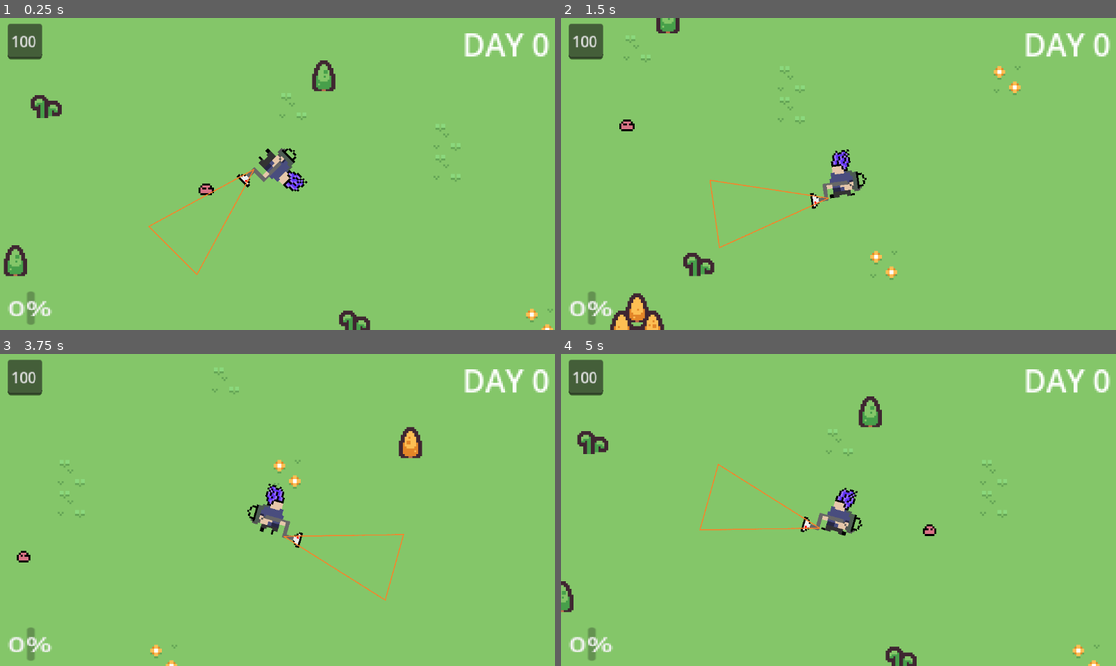
Above: before the commit, frames 1-4 (two rows, left to right).
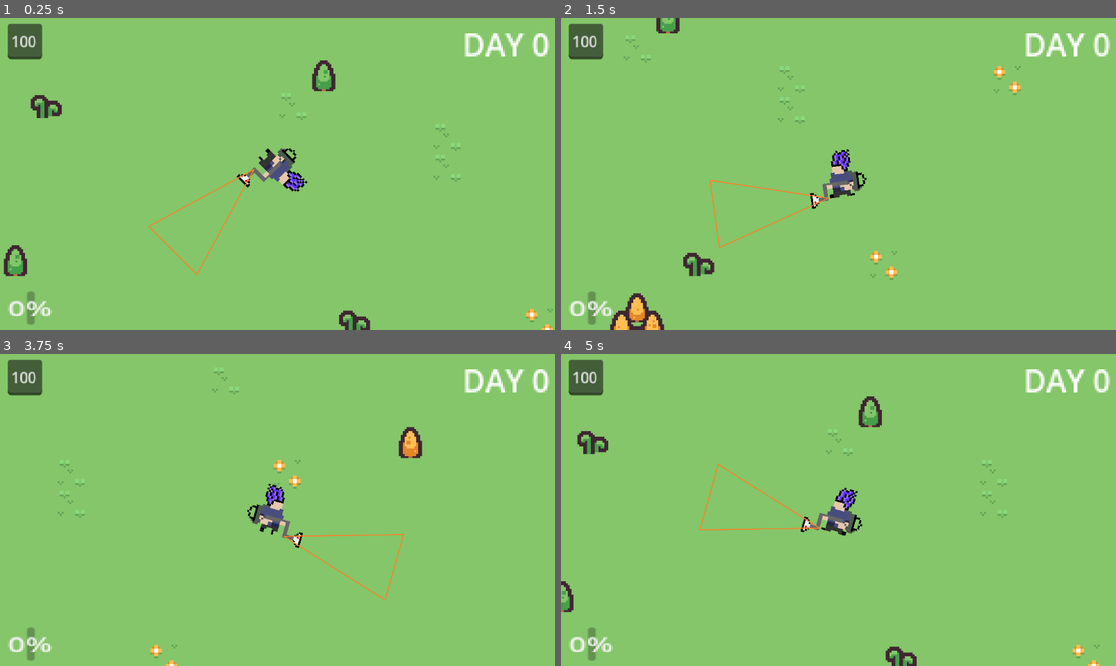
Above: after the commit, the same moments.

Repository: VMormoris/tinycreatures
Game: Godot game, scene res://Scenes/MainScene.tscn
The game is run twice, just before and just after one commit, with the same random seed, the same clock (stepped at 60 frames per second) and the same inputs.
Inputs (mouse positions are in pixels of both pictures, inside the frame that each line leads up to):
- Up to frame 1 (0.25 s): no input
- Up to frame 2 (1.5 s): move the mouse to (960, 158) at 0.52 s; hold D (Right) 0.53-1.28 s; right-click (960, 158) at 0.6 s; move the mouse to (727, 189) at 1.27 s; hold S (Down) from 1.28 s (still down); click (727, 189) at 1.35 s
- Up to frame 3 (3.75 s): move the mouse to (333, 441) at 2.02 s; release S (Down) at 2.03 s; hold D (Right) 2.03-2.78 s; right-click (333, 441) at 2.1 s; move the mouse to (249, 572) at 2.77 s; hold W (Up) 2.78-3.53 s; click (249, 572) at 2.85 s; move the mouse to (444, 556) at 3.52 s; hold A (Left) from 3.53 s (still down); right-click (444, 556) at 3.6 s
- Up to frame 4 (5 s): keep holding A (Left); move the mouse to (672, 463) at 4.27 s; click (672, 463) at 4.35 s

The runs differ from the first frame. In frame 1, less than 0.1% of the frame differs, in the area x 35-39%, y 53-57%; in frame 2, less than 0.1%, in the area x 10-14%, y 32-37%; in frame 3, less than 0.1%; in frame 4, less than 0.1%.

Commit message:
Hp for enemies

Diff:
--- /dev/null
+++ b/Nodes/Bird.tscn
@@ -0,0 +1,71 @@
+[gd_scene load_steps=11 format=3 uid="uid://dbccmkvubxpwy"]
+
+[ext_resource type="Script" path="res://Scripts/EnemyController.gd" id="1_4rj5v"]
+[ext_resource type="Texture2D" uid="uid://cngy4wj3prqhg" path="res://Assets/3rdParty/7 Bird/Walk.png" id="1_oq3vt"]
+
+[sub_resource type="AtlasTexture" id="AtlasTexture_xvxkl"]
+atlas = ExtResource("1_oq3vt")
+region = Rect2(0, 0, 32, 32)
+
+[sub_resource type="AtlasTexture" id="AtlasTexture_s32d7"]
+atlas = ExtResource("1_oq3vt")
+region = Rect2(32, 0, 32, 32)
+
+[sub_resource type="AtlasTexture" id="AtlasTexture_to236"]
+atlas = ExtResource("1_oq3vt")
+region = Rect2(64, 0, 32, 32)
+
+[sub_resource type="AtlasTexture" id="AtlasTexture_7ugu3"]
+atlas = ExtResource("1_oq3vt")
+region = Rect2(96, 0, 32, 32)
+
+[sub_resource type="AtlasTexture" id="AtlasTexture_sllis"]
+atlas = ExtResource("1_oq3vt")
+region = Rect2(128, 0, 32, 32)
+
+[sub_resource type="AtlasTexture" id="AtlasTexture_u6xcg"]
+atlas = ExtResource("1_oq3vt")
+region = Rect2(160, 0, 32, 32)
+
+[sub_resource type="SpriteFrames" id="SpriteFrames_yntsv"]
+animations = [{
+"frames": [{
+"duration": 1.0,
+"texture": SubResource("AtlasTexture_xvxkl")
+}, {
+"duration": 1.0,
+"texture": SubResource("AtlasTexture_s32d7")
+}, {
+"duration": 1.0,
+"texture": SubResource("AtlasTexture_to236")
+}, {
+"duration": 1.0,
+"texture": SubResource("AtlasTexture_7ugu3")
+}, {
+"duration": 1.0,
+"texture": SubResource("AtlasTexture_sllis")
+}, {
+"duration": 1.0,
+"texture": SubResource("AtlasTexture_u6xcg")
+}],
+"loop": true,
+"name": &"Fly",
+"speed": 5.0
+}]
+
+[sub_resource type="CircleShape2D" id="CircleShape2D_y7beg"]
+
+[node name="Bird" type="Area2D"]
+script = ExtResource("1_4rj5v")
+SPEED = 45.0
+HP = 2
+
+[node name="AnimatedSprite2D" type="AnimatedSprite2D" parent="."]
+sprite_frames = SubResource("SpriteFrames_yntsv")
+animation = &"Fly"
+frame_progress = 0.783222
+
+[node name="CollisionShape2D" type="CollisionShape2D" parent="."]
+position = Vector2(0, 3)
+scale = Vector2(1.39869, 1.42204)
+shape = SubResource("CircleShape2D_y7beg")
--- a/Nodes/Enemy.tscn
+++ b/Nodes/Enemy.tscn
@@ -84,7 +84,6 @@
 sprite_frames = SubResource("SpriteFrames_cuf1f")
 animation = &"Moving"
 autoplay = "Moving"
-frame_progress = 0.199459
 
 [node name="CollisionShape2D" type="CollisionShape2D" parent="."]
 shape = SubResource("CircleShape2D_s6kcj")
--- a/Scenes/test.tscn
+++ b/Scenes/test.tscn
@@ -67,9 +67,6 @@
 [node name="MapSection" parent="." instance=ExtResource("1_ia3pn")]
 position = Vector2(80, 13)
 
-[node name="Enemy" parent="." instance=ExtResource("2_21i01")]
-position = Vector2(-53, 0)
-
 [node name="Player" parent="." instance=ExtResource("3_ijue1")]
 unique_name_in_owner = true
 position = Vector2(-16, -8)
@@ -138,7 +135,5 @@
 wait_time = 15.0
 autostart = true
 
-[connection signal="capture" from="Player" to="Enemy" method="_on_player_capture"]
-[connection signal="release" from="Player" to="Enemy" method="_on_player_release"]
 [connection signal="timeout" from="SlimeTimer" to="." method="_on_slime_timer_timeout"]
 [connection signal="timeout" from="Day_Night" to="." method="_on_day_night_timeout"]
--- a/Scripts/EnemyController.gd
+++ b/Scripts/EnemyController.gd
@@ -1,3 +1,4 @@
+class_name EnemyController
 extends Area2D
 
 enum ATTITUDE {Agressive, Passive, Scared}
@@ -12,6 +13,7 @@
 
 @export var SPEED: float = 60.0
 @export var JUMP_VELOCIY: float = -10.0
+@export var HP: int = 1
 @export var PERSONALITY: ATTITUDE = ATTITUDE.Agressive
 
 @onready var sr: AnimatedSprite2D = $AnimatedSprite2D
@@ -32,10 +34,13 @@
 	sr.modulate = COLOR_PALETTE[idx]
 	var callable = Callable(self, "_on_day_night_transition")
 	$"../Day_Night".connect("timeout", callable, 0)
+	set_meta("self", self)
 
 # Called every frame. 'delta' is the elapsed time since the previous frame.
 func _process(delta: float) -> void:
 	chase_or_run_from_player(delta)
+	if HP <= 0:
+		queue_free()
 
 func chase_or_run_from_player(delta: float) -> void:
 	dir = (player.position - position).normalized()
--- a/Scripts/LightingController.gd
+++ b/Scripts/LightingController.gd
@@ -17,7 +17,8 @@
 		query.collide_with_areas = true
 		var result = space_state.intersect_ray(query)
 		if result.has("collider"):
-			result.collider.queue_free()
+			if result.collider.get_meta("self") != null:
+				result.collider.get_meta("self").HP -= 1
 
 func create(start: Vector2, end: Vector2, diff: Vector2) -> void:
 	add_point(start)
--- a/Scripts/PlayerController.gd
+++ b/Scripts/PlayerController.gd
@@ -98,4 +98,5 @@
 		$"../Camera2D/ColorRect".visible = true
 		$"../Camera2D/Dead".visible = true
 		get_tree().paused = true
-	area.queue_free()
+	if area.get_meta("self") != null:
+		area.get_meta("self").HP -= 1
